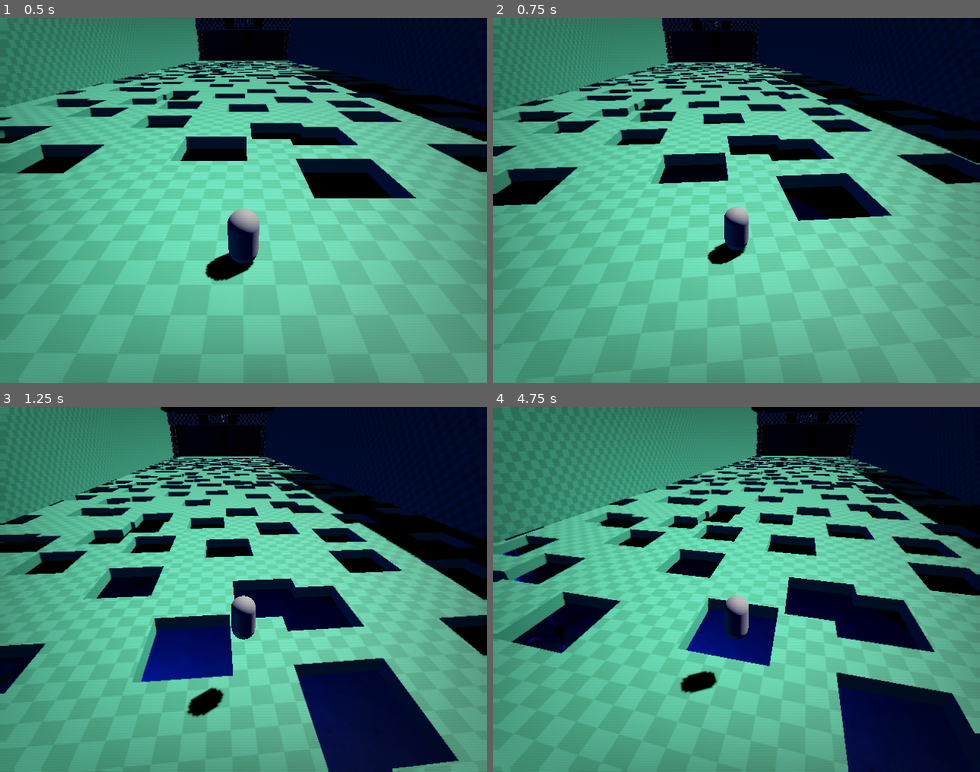
Above: before the commit, frames 1-4 (two rows, left to right).
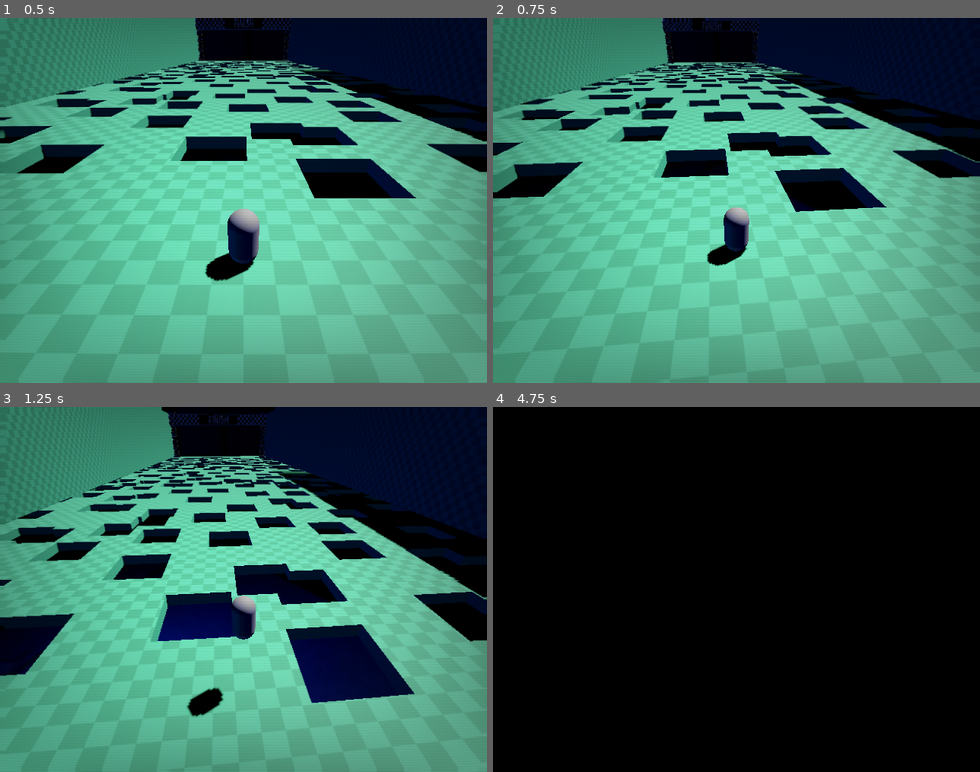
Above: after the commit, the same moments.

Repository: lognasmeow/Wonder
Game: Godot game, scene res://Maps/map_main.tscn
The game is run twice, just before and just after one commit, with the same random seed, the same clock (stepped at 60 frames per second) and the same inputs.
Inputs (mouse positions are in pixels of both pictures, inside the frame that each line leads up to):
- Up to frame 1 (0.5 s): no input
- Up to frame 2 (0.75 s): move the mouse to (760, 200) at 0.52 s; hold W (up) from 0.53 s (still down)
- Up to frame 3 (1.25 s): keep holding W (up); tap Space (jump) at 0.77 s
- Up to frame 4 (4.75 s): keep holding W (up); move the mouse to (712, 589) at 1.27 s; tap Space (jump) at 1.52, 3.02, 3.77, 4.52 s; move the mouse to (746, 582) at 2.02 s; move the mouse to (731, 596) at 2.77 s; move the mouse to (775, 593) at 3.52 s; move the mouse to (697, 585) at 4.27 s

Frame 1 is identical in both runs. In frame 2, 11% of the frame differs, in the area x 0-100%, y 0-74%; in frame 3, 28%; in frame 4, 93%, in the area x 0-100%, y 0-100%.

Commit message:
slow the dang ol player down

Diff:
--- a/Player/player.gd
+++ b/Player/player.gd
@@ -8,7 +8,7 @@
 @export_range(0.0, 1.0) var mouseSensitivity: float = 0.15
 var cameraInputDirection: Vector2 = Vector2.ZERO
 
-const SPEED = 12.0
+const SPEED = 8.0
 const JUMP_VELOCITY = 15
 
 var speedMultiplier: float = 1.0
